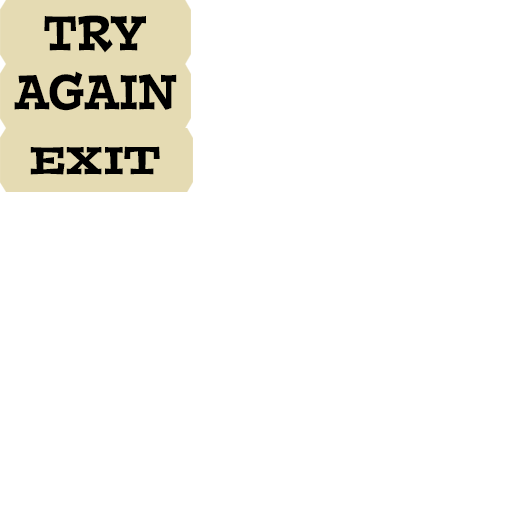
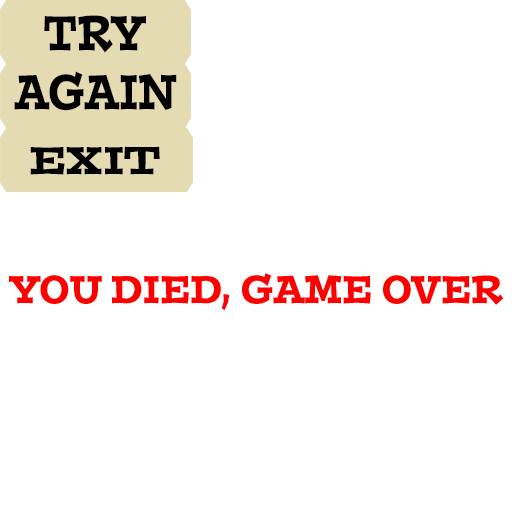
Layered file, before and after one edit (512x512). Changes by layer:
painted on "YOU DIED" over [9,273,504,310]
